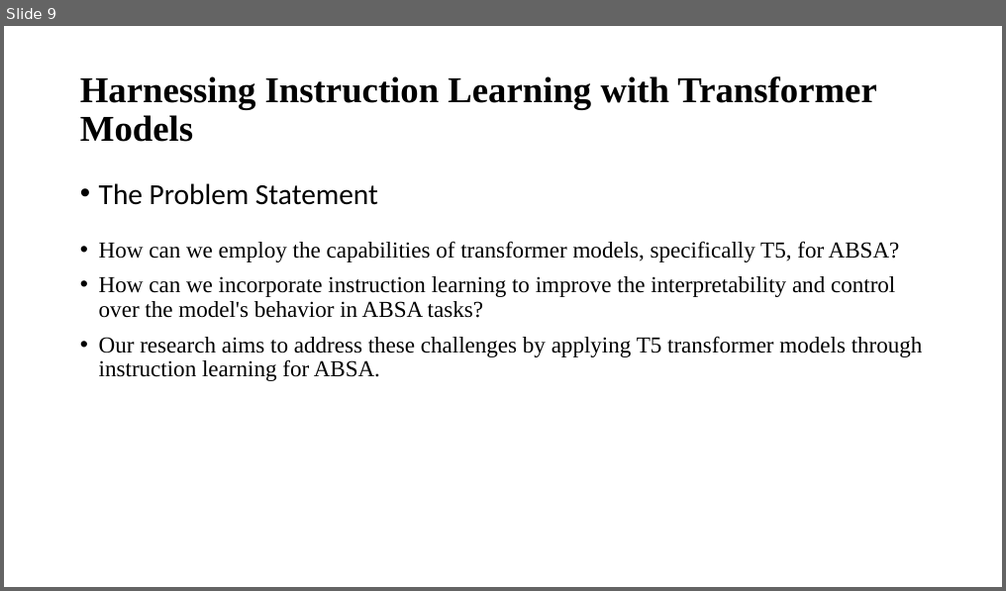
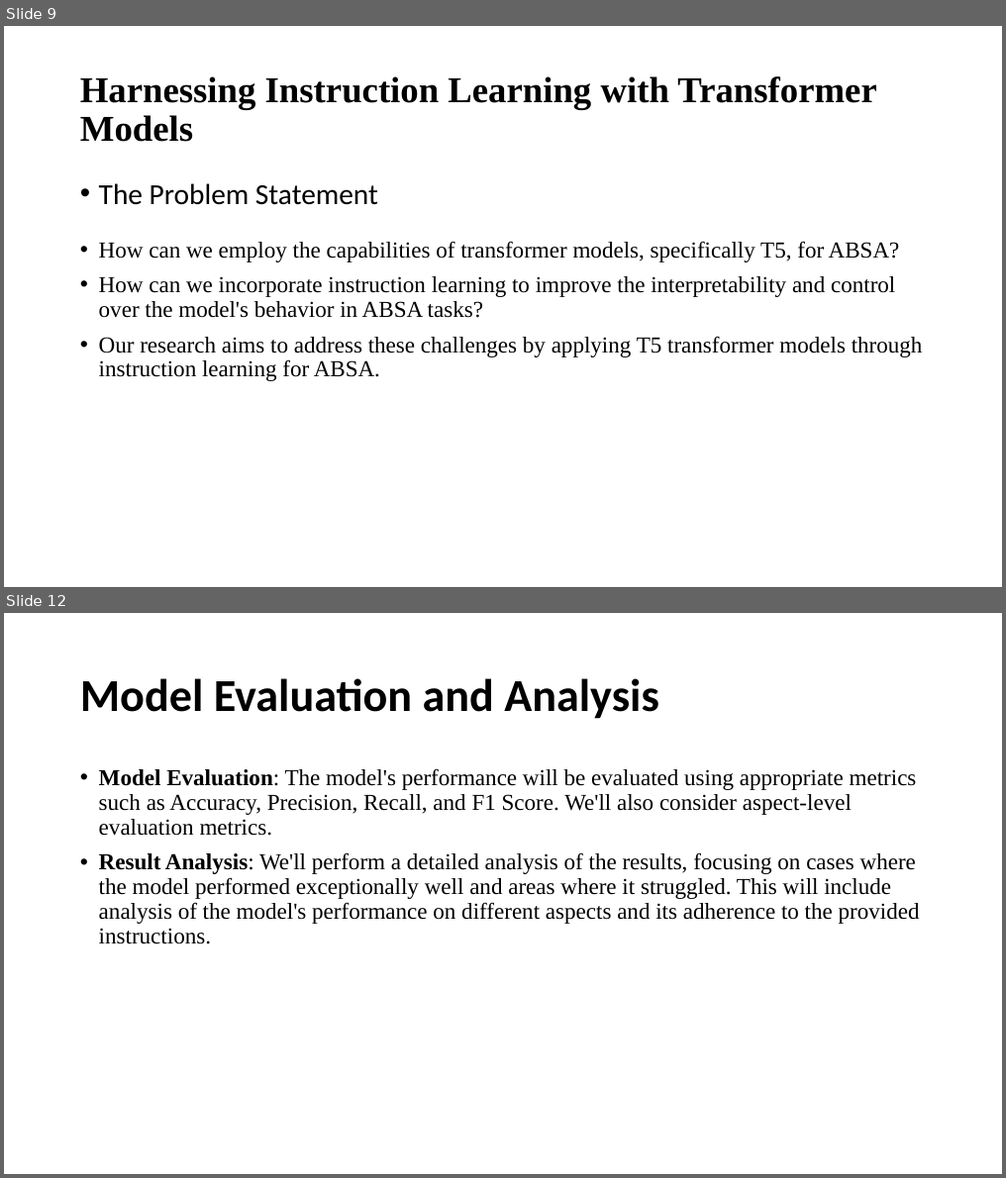
Before and after one commit to rohitmathurcode/Sentiment_recommendation, a slide deck: Thesis_ppt.pptx. Shown one above the other, each under a label of ours: slide 9 before the commit, slides 9 and 12 after it; the slides between them are not shown. The pictures are 1006x591 and 1006x1178 pixels, drawn with LibreOffice and Linux fonts; fonts in the diff are those of the drawing. Boxes give left, top, right and bottom in pixels: in the first picture for what was removed or moved away, otherwise in the second. Text is boxed around its words. In the diff, an @@ line names an element or a change of style, - is before the commit and + after.

```diff
--- a/Thesis_ppt.pptx
+++ b/Thesis_ppt.pptx
@@ slide 12 added at (4,613,1002,1174), background #FFFFFF @@
@@ title added at (80,678,659,719), 44 pt, text #000000, bold @@
+Model Evaluation and Analysis
@@ text added at (99,768,920,945), 22 pt, text #000000 @@
+• Model Evaluation: The model's performance will be evaluated using appropriate metrics such as Accuracy, Precision, Recall, and F1 Score. We'll also consider aspect-level evaluation metrics.
+• Result Analysis: We'll perform a detailed analysis of the results, focusing on cases where the model performed exceptionally well and areas where it struggled. This will include analysis of the model's performance on different aspects and its adherence to the provided instructions.
```
Also in this commit, not shown: 4 slides changed, 5 other slides added, 1 other file.
